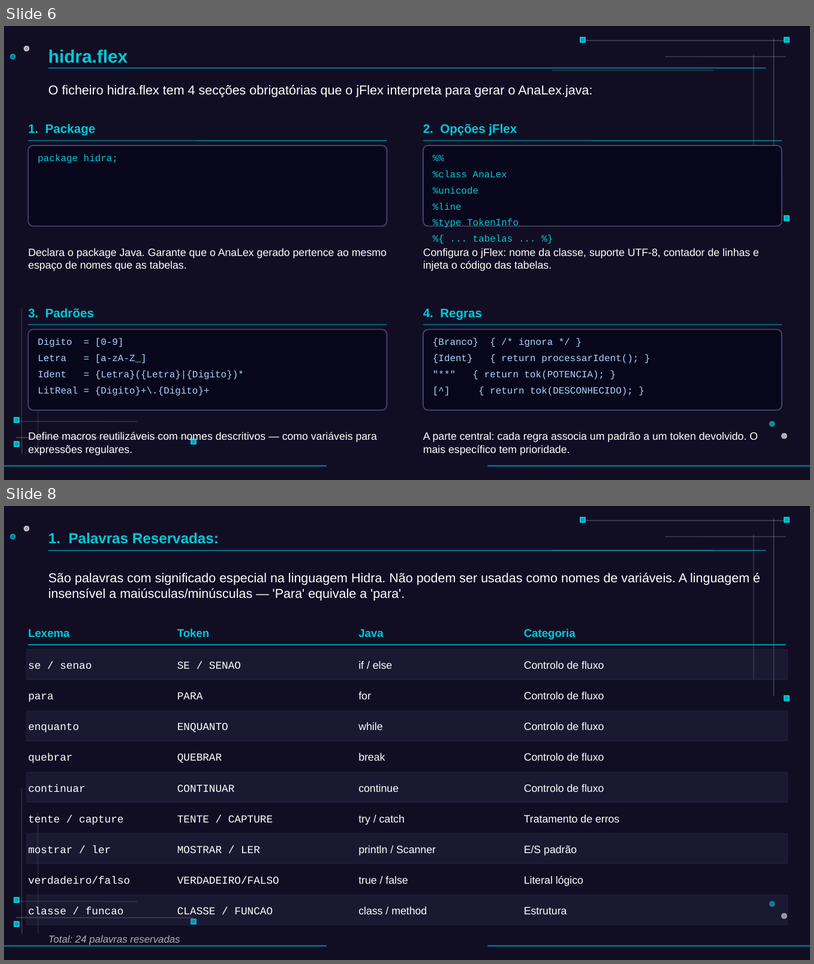
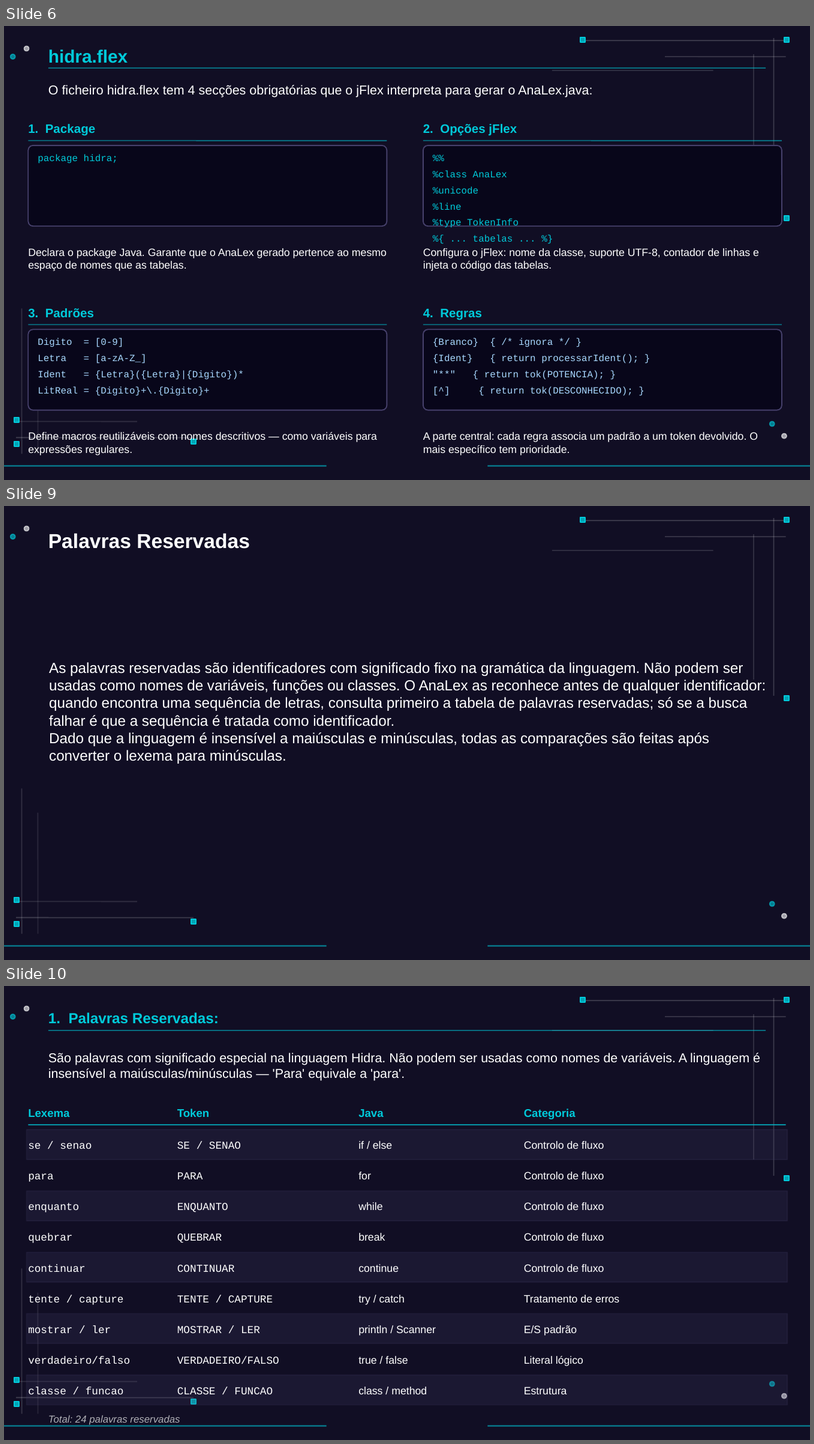
Before and after one commit to Geraldo-niuare/Hidra_Lexer, a slide deck: Hidra_Apresentacao.pptx. Shown one above the other, each under a label of ours: slides 6 and 8 before the commit, slides 6, 9 and 10 after it; the slides between them are not shown. The pictures are 814x964 and 814x1444 pixels, drawn with LibreOffice and Linux fonts; fonts in the diff are those of the drawing. Boxes give left, top, right and bottom in pixels: in the first picture for what was removed or moved away, otherwise in the second. Text is boxed around its words. In the diff, an @@ line names an element or a change of style, - is before the commit and + after.

```diff
--- a/Hidra_Apresentacao.pptx
+++ b/Hidra_Apresentacao.pptx
@@ slide 9 added at [4,506,810,960], background #110E24 @@
@@ rectangle added at [581,517,585,522], fill #00CADA at 80% opacity, outline #00CADA 1 pt @@
@@ line added from (585, 520) to (786, 520), #FFFFFF 1 pt @@
@@ line added from (774, 518) to (774, 696), #FFFFFF 1 pt @@
@@ rectangle added at [785,517,789,522], fill #00CADA at 80% opacity, outline #00CADA 1 pt @@
@@ ellipse added at [11,534,15,539], fill #00CADA at 60% opacity, outline #00CADA 1 pt @@
@@ ellipse added at [24,526,29,531], fill #FFFFFF at 60% opacity, outline #FFFFFF 1 pt @@
@@ text added at [48,533,250,549], 18 pt, text #FFFFFF, bold @@
+Palavras Reservadas
@@ line added from (665, 537) to (786, 537), #FFFFFF 1 pt @@
@@ line added from (754, 534) to (754, 679), #FFFFFF 1 pt @@
@@ line added from (552, 550) to (714, 550), #FFFFFF 1 pt @@
@@ text added at [49,662,766,763], 13 pt, text #FFFFFF @@
+As palavras reservadas são identificadores com significado fixo na gramática da linguagem. Não podem ser usadas como nomes de variáveis, funções ou classes. O AnaLex as reconhece antes de qualquer identificador: quando encontra uma sequência de letras, consulta primeiro a tabela de palavras reservadas; só se a busca falhar é que a sequência é tratada como identificador.
+Dado que a linguagem é insensível a maiúsculas e minúsculas, todas as comparações são feitas após converter o lexema para minúsculas.
@@ rectangle added at [785,696,789,700], fill #00CADA at 80% opacity, outline #00CADA 1 pt @@
@@ line added from (22, 788) to (22, 933), #FFFFFF 1 pt @@
@@ line added from (38, 813) to (38, 933), #FFFFFF 1 pt @@
@@ rectangle added at [14,897,20,902], fill #00CADA at 80% opacity, outline #00CADA 1 pt @@
@@ line added from (16, 901) to (137, 901), #FFFFFF 1 pt @@
@@ ellipse added at [770,901,775,906], fill #00CADA at 60% opacity, outline #00CADA 1 pt @@
@@ line added from (16, 917) to (194, 917), #FFFFFF 1 pt @@
@@ rectangle added at [191,919,196,924], fill #00CADA at 80% opacity, outline #00CADA 1 pt @@
@@ ellipse added at [782,913,787,918], fill #FFFFFF at 60% opacity, outline #FFFFFF 1 pt @@
@@ rectangle added at [14,921,20,926], fill #00CADA at 80% opacity, outline #00CADA 1 pt @@
@@ line added from (4, 945) to (327, 945), #00CADA 1.2 pt @@
@@ line added from (488, 945) to (810, 945), #00CADA 1.2 pt @@
@@ what was slide 8 is now slide 10 @@
```
Also in this commit, not shown: 1 slide changed, 4 other slides added, 9 other files.
